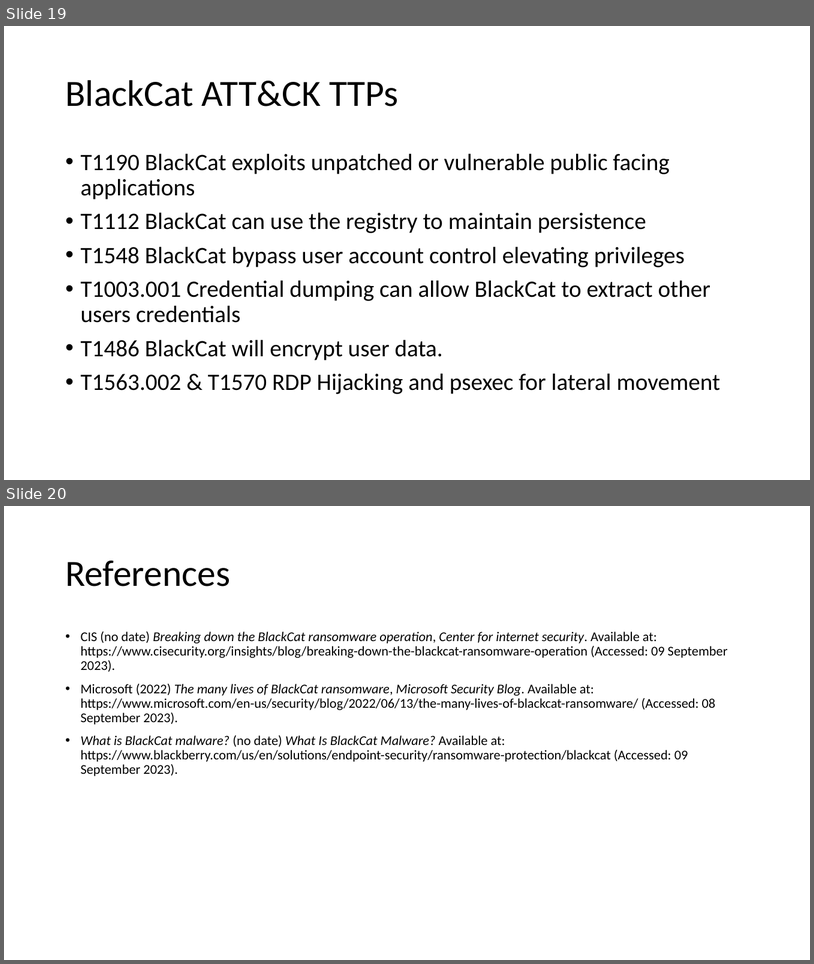
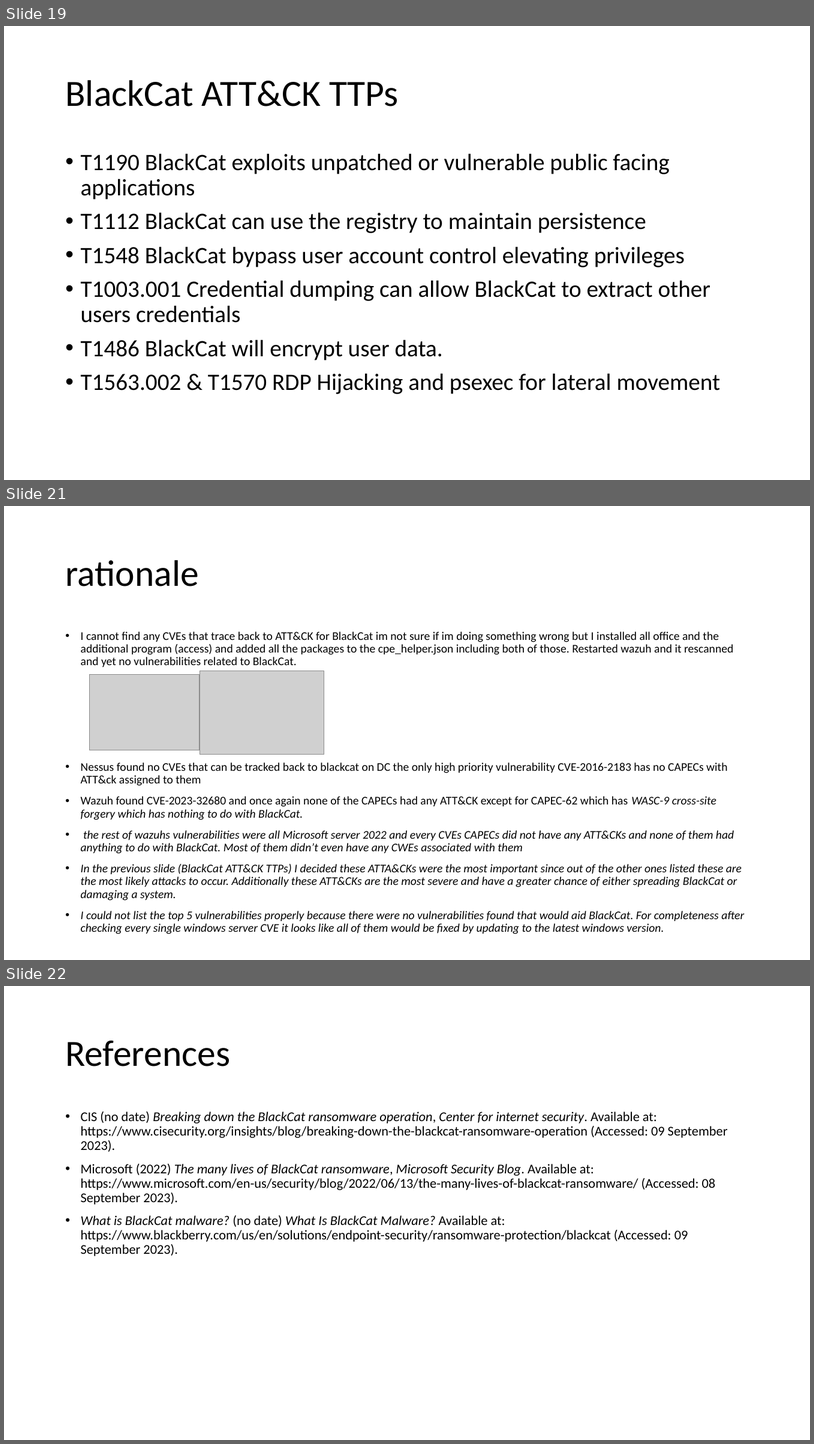
Before and after one commit to CHROME-PLATED-METRO-WOLF/coit11241-Cyber-Threat-Intelligence, a slide deck: evidence.pptx. Shown one above the other, each under a label of ours: slides 19 and 20 before the commit, slides 19, 21 and 22 after it; the slides between them are not shown. The pictures are 814x964 and 814x1444 pixels, drawn with LibreOffice and Linux fonts; fonts in the diff are those of the drawing; grey boxes stand for pictures. Boxes give left, top, right and bottom in pixels: in the first picture for what was removed or moved away, otherwise in the second. Text is boxed around its words. In the diff, an @@ line names an element or a change of style, - is before the commit and + after.

Commit message:
Finish prioritise vulnerabilities

```diff
--- a/evidence.pptx
+++ b/evidence.pptx
@@ slide 21 added at (4,506,810,960), background #FFFFFF @@
@@ title added at (65,560,198,586), 44 pt, text #000000 @@
+rationale
@@ text added at (81,631,744,934), 14 pt, text #000000, italic @@
+• I cannot find any CVEs that trace back to ATT&CK for BlackCat im not sure if im doing something wrong but I installed all office and the additional program (access) and added all the packages to the cpe_helper.json including both of those. Restarted wazuh and it rescanned and yet no vulnerabilities related to BlackCat.
+• Nessus found no CVEs that can be tracked back to blackcat on DC the only high priority vulnerability CVE-2016-2183 has no CAPECs with ATT&ck assigned to them
+• Wazuh found CVE-2023-32680 and once again none of the CAPECs had any ATT&CK except for CAPEC-62 which has WASC-9 cross-site forgery which has nothing to do with BlackCat.
+• the rest of wazuhs vulnerabilities were all Microsoft server 2022 and every CVEs CAPECs did not have any ATT&CKs and none of them had anything to do with BlackCat. Most of them didn’t even have any CWEs associated with them
+• In the previous slide (BlackCat ATT&CK TTPs) I decided these ATTA&CKs were the most important since out of the other ones listed these are the most likely attacks to occur. Additionally these ATT&CKs are the most severe and have a greater chance of either spreading BlackCat or damaging a system.
+• I could not list the top 5 vulnerabilities properly because there were no vulnerabilities found that would aid BlackCat. For completeness after checking every single windows server CVE it looks like all of them would be fixed by updating to the latest windows version.
@@ picture added at (89,675,200,750) @@
@@ picture added at (200,670,324,754) @@
@@ what was slide 20 is now slide 22 @@
```
Also in this commit, not shown: 2 other slides added, 1 slide removed.
